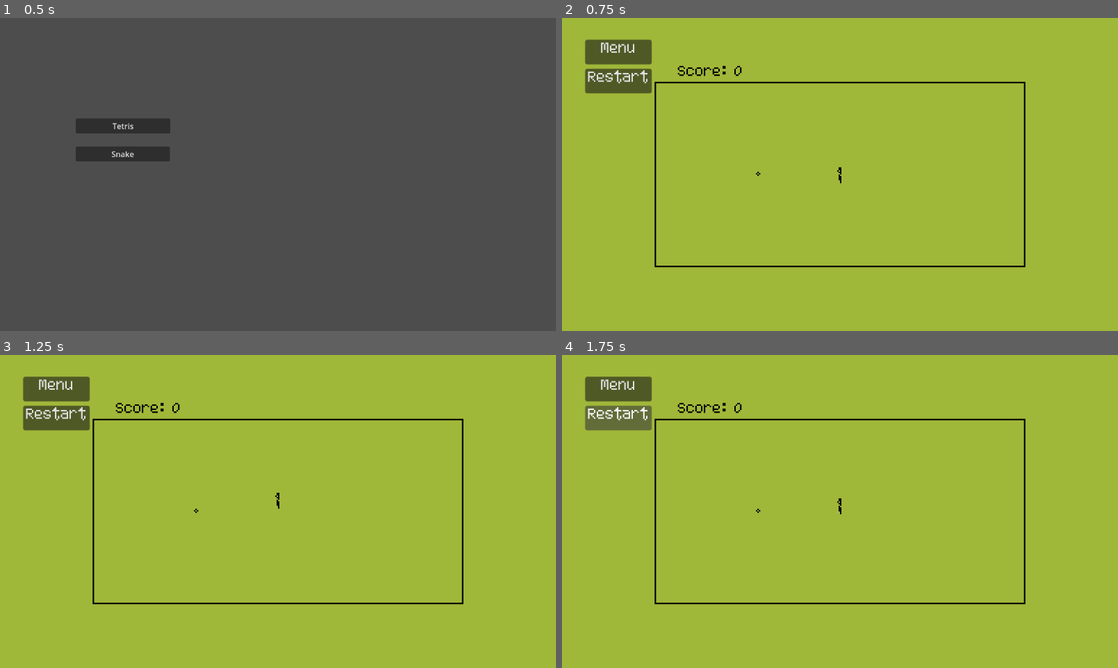
Above: before the commit, frames 1-4 (two rows, left to right).
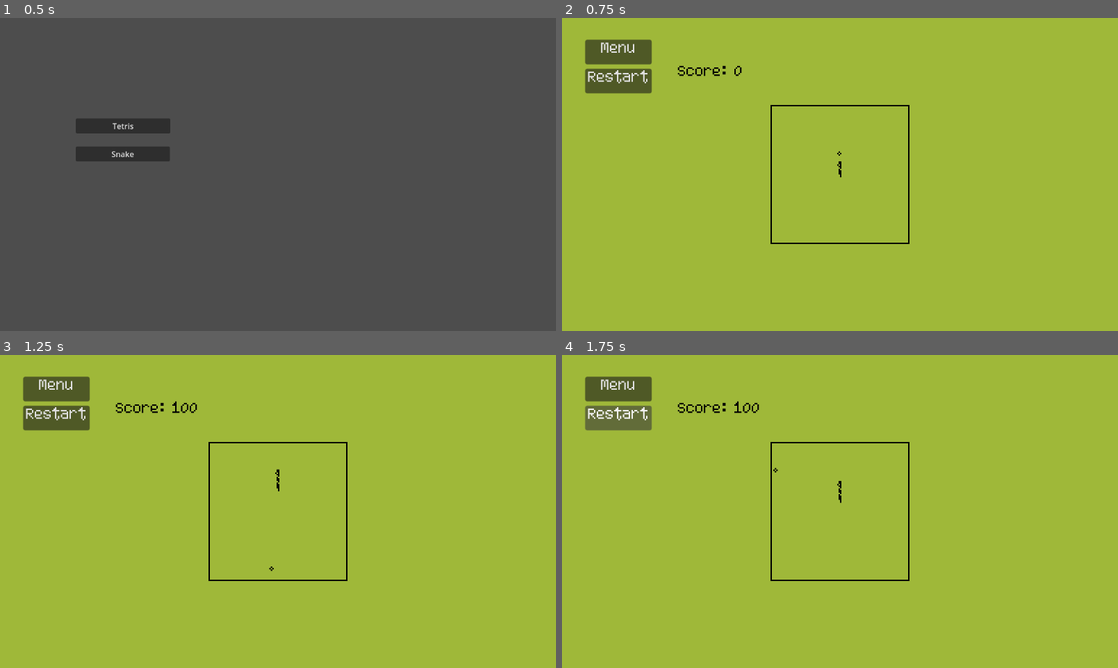
Above: after the commit, the same moments.

Repository: seriousdev-gh/godot_simple_games
Game: Godot game, scene res://scenes/game_selection.tscn
Same seed, same stepped clock (60 frames per second), same inputs: the game is played once before the commit and once after it.
Inputs:
- Up to frame 1 (0.5 s): no input
- Up to frame 2 (0.75 s): click "Snake" at 0.5 s
- Up to frame 3 (1.25 s): no input
- Up to frame 4 (1.75 s): click "Restart" at 1.25 s

Frame 1 is identical in both runs. In frame 2, 1.8% of the frame differs, in the area x 16-84%, y 20-80%; in frame 3, 1.9%, in the area x 16-84%, y 14-80%; in frame 4, 1.9%.

Commit message:
snake // add wall teleport

Diff:
--- a/scenes/game_snake.tscn
+++ b/scenes/game_snake.tscn
@@ -21,7 +21,7 @@
 shadow_color = Color(1, 1, 1, 0.278431)
 shadow_offset = Vector2(0, 1)
 
-[node name="Node" type="Node"]
+[node name="GameSnake" type="Node"]
 script = ExtResource("1_tfb5x")
 snake_food_scene = ExtResource("6_hib7g")
 
@@ -33,10 +33,10 @@
 color = Color(0.623529, 0.721569, 0.223529, 1)
 
 [node name="Bounds" type="NinePatchRect" parent="."]
-offset_left = -32.0
-offset_top = -32.0
-offset_right = 32.0
-offset_bottom = 32.0
+offset_left = -46.0
+offset_top = -46.0
+offset_right = 50.0
+offset_bottom = 50.0
 texture = ExtResource("1_fd47j")
 draw_center = false
 region_rect = Rect2(16, 16, 4, 4)
@@ -55,7 +55,7 @@
 tail = NodePath("../Body")
 
 [node name="Timer" type="Timer" parent="SnakeHead"]
-wait_time = 0.25
+wait_time = 0.1
 autostart = true
 
 [node name="Area2D" type="Area2D" parent="SnakeHead"]
@@ -80,7 +80,7 @@
 label_settings = SubResource("LabelSettings_c3csw")
 
 [node name="SnakeFood3" parent="." instance=ExtResource("6_hib7g")]
-position = Vector2(-56, 0)
+position = Vector2(0, -14)
 
 [node name="ScoreLabel" type="Label" parent="."]
 offset_left = -112.0
--- a/scripts/game_snake.gd
+++ b/scripts/game_snake.gd
@@ -4,8 +4,8 @@
 
 var current_score = 0
 var score_increment = 100
-var width = 64
-var height = 32
+var width = 24
+var height = 24
 var cell_size = 4
 
 func to_world(x, y) -> Vector2:
--- a/scripts/snake_head.gd
+++ b/scripts/snake_head.gd
@@ -69,6 +69,8 @@
 		tail.update_segment(self)
 
 	position += new_direction * STEP_SIZE
+	teleport_through_wall()
+
 	current_direction = new_direction
 
 func update_segment_type(segment: AnimatedSprite2D, new_direction: Vector2) -> void:
@@ -105,6 +107,13 @@
 			value = 180
 	return value
 
+func teleport_through_wall():
+	var bounds_size = Vector2(get_parent().width * STEP_SIZE * 0.5, get_parent().height * STEP_SIZE * 0.5)
+	if position.x >= bounds_size.x or position.x <= -bounds_size.x:
+		position.x = clampf(-position.x, -bounds_size.x + STEP_SIZE, bounds_size.x - STEP_SIZE)
+	if position.y >= bounds_size.y or position.y <= -bounds_size.y:
+		position.y = clampf(-position.y, -bounds_size.y + STEP_SIZE, bounds_size.y - STEP_SIZE)
+
 func _on_area_2d_area_entered(area) -> void:
 	match area.name:
 		'snake_food':
